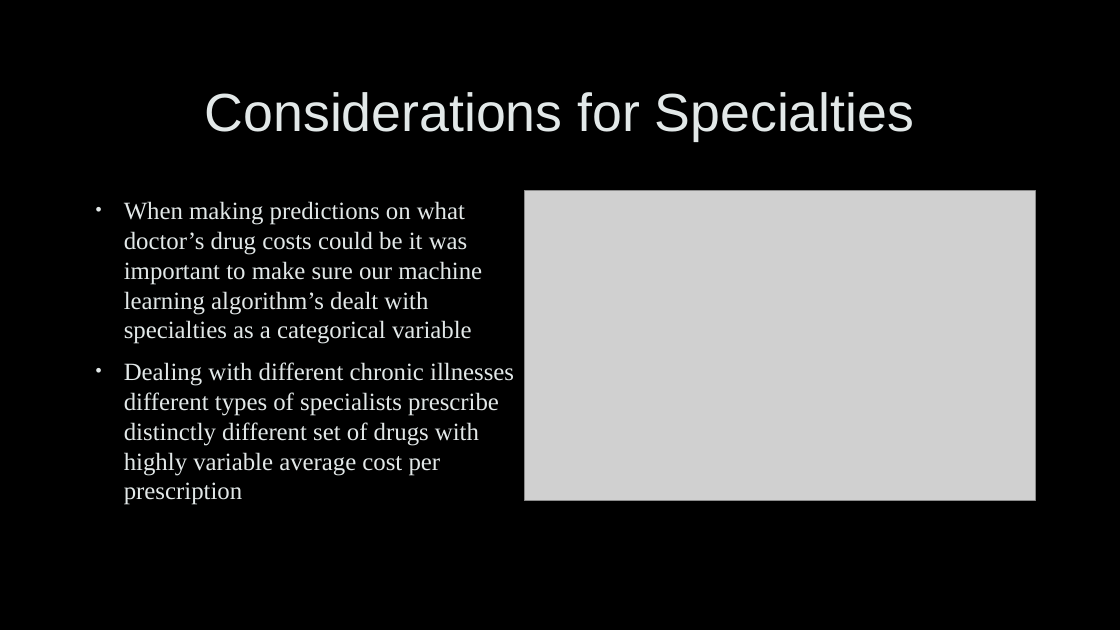
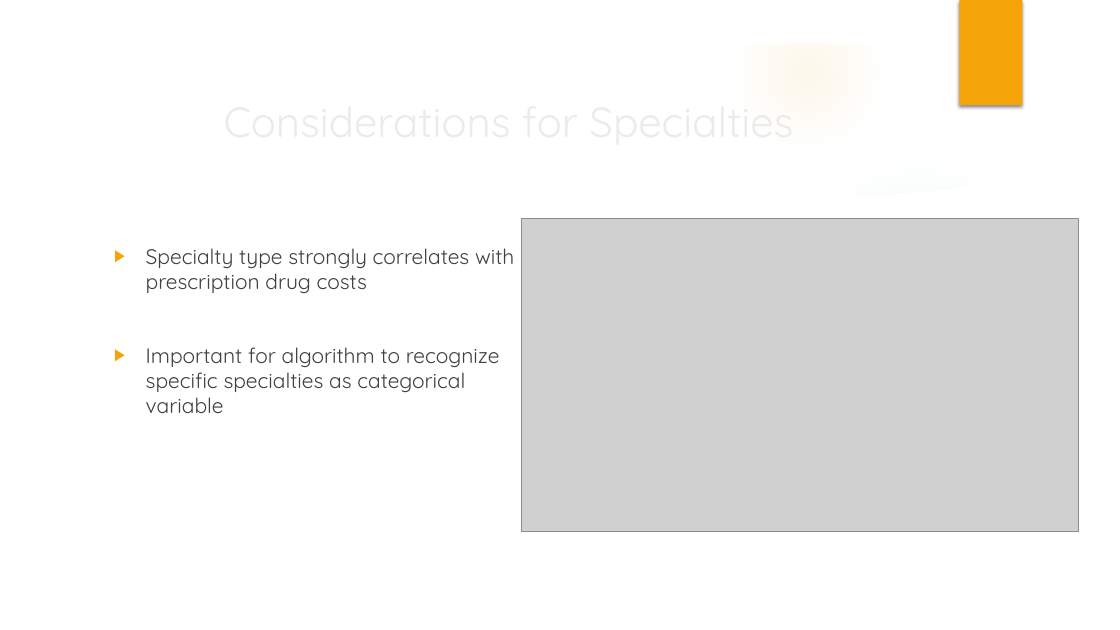
Before and after one commit to spiegelcolorado/Capstone-2-Final, a slide deck: slide 6 of Medicare_Rx_Slides.pptx. Drawn at 1120x630 pixels with LibreOffice and Linux fonts; fonts in the diff are those of the drawing; grey boxes stand for pictures; background and template pictures are left out. Boxes give left, top, right and bottom in pixels: in the first picture for what was removed or moved away, otherwise in the second. Text is boxed around its words. In the diff, an @@ line names an element or a change of style, - is before the commit and + after.

```diff
--- a/Medicare_Rx_Slides.pptx
+++ b/Medicare_Rx_Slides.pptx
@@ group added at (0, 0, 1120, 630): 6 ellipses, 3 freeform shapes @@
@@ rectangle added at (960, 0, 1023, 105), fill #F5A408 @@
@@ title "Considerations for Specialties": place and size @@
-title "Considerations for Specialties" at (205, 92, 914, 141)
+title "Considerations for Specialties" at (224, 347, 324, 392)
@@ title "Considerations for Specialties" at (224, 347, 324, 392): size 46 to 36 pt, font Arial to Quicksand, text colour #E2E8E8 to #EBEBEB, letter outline #404040 0.75 pt to none; line spacing 0.9 to 1 @@
@@ picture: place and size @@
-picture at (525, 191, 1036, 501)
+picture at (522, 218, 1078, 533)
@@ text at (146, 248, 514, 413): text changed; size 21.3 to 18 pt; font Times New Roman to Quicksand; text colour #E2E8E8 to #404040 @@
-• When making predictions on what doctor’s drug costs could be it was important to make sure our machine learning algorithm’s dealt with specialties as a categorical variable
-• Dealing with different chronic illnesses different types of specialists prescribe distinctly different set of drugs with highly variable average cost per prescription
+▶ Specialty type strongly correlates with prescription drug costs
+▶ Important for algorithm to recognize specific specialties as categorical variable
```
Also in this commit, not shown: 7 other slides changed, 4 slides added, 3 slides removed, 2 other files.
